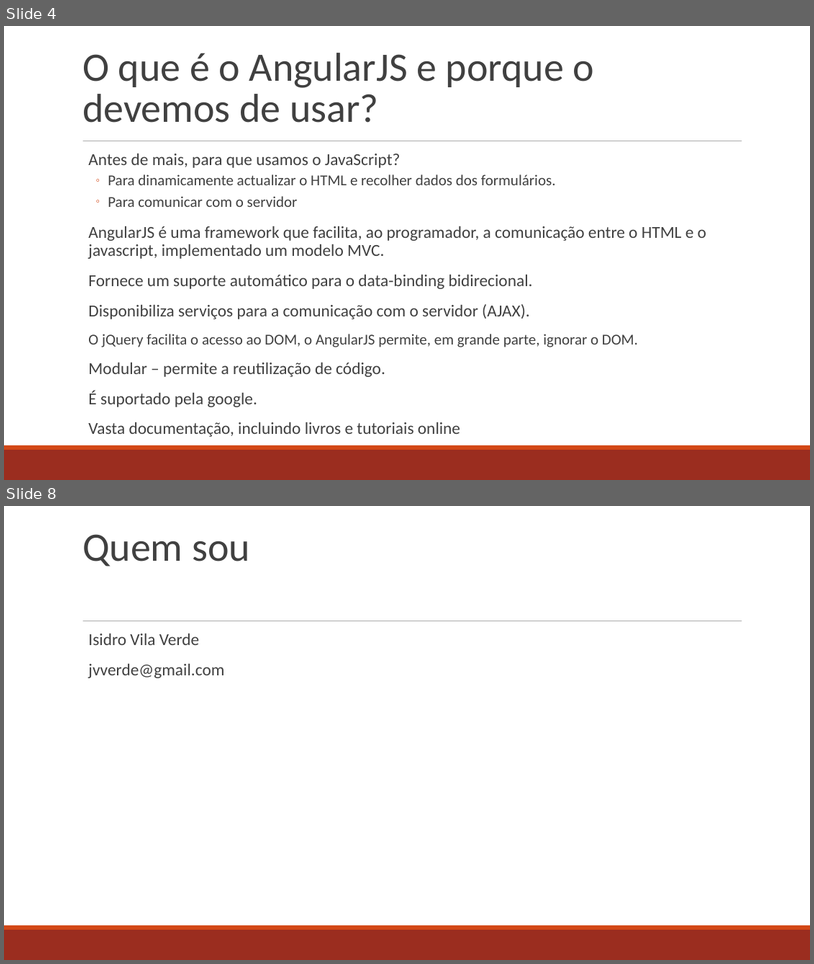
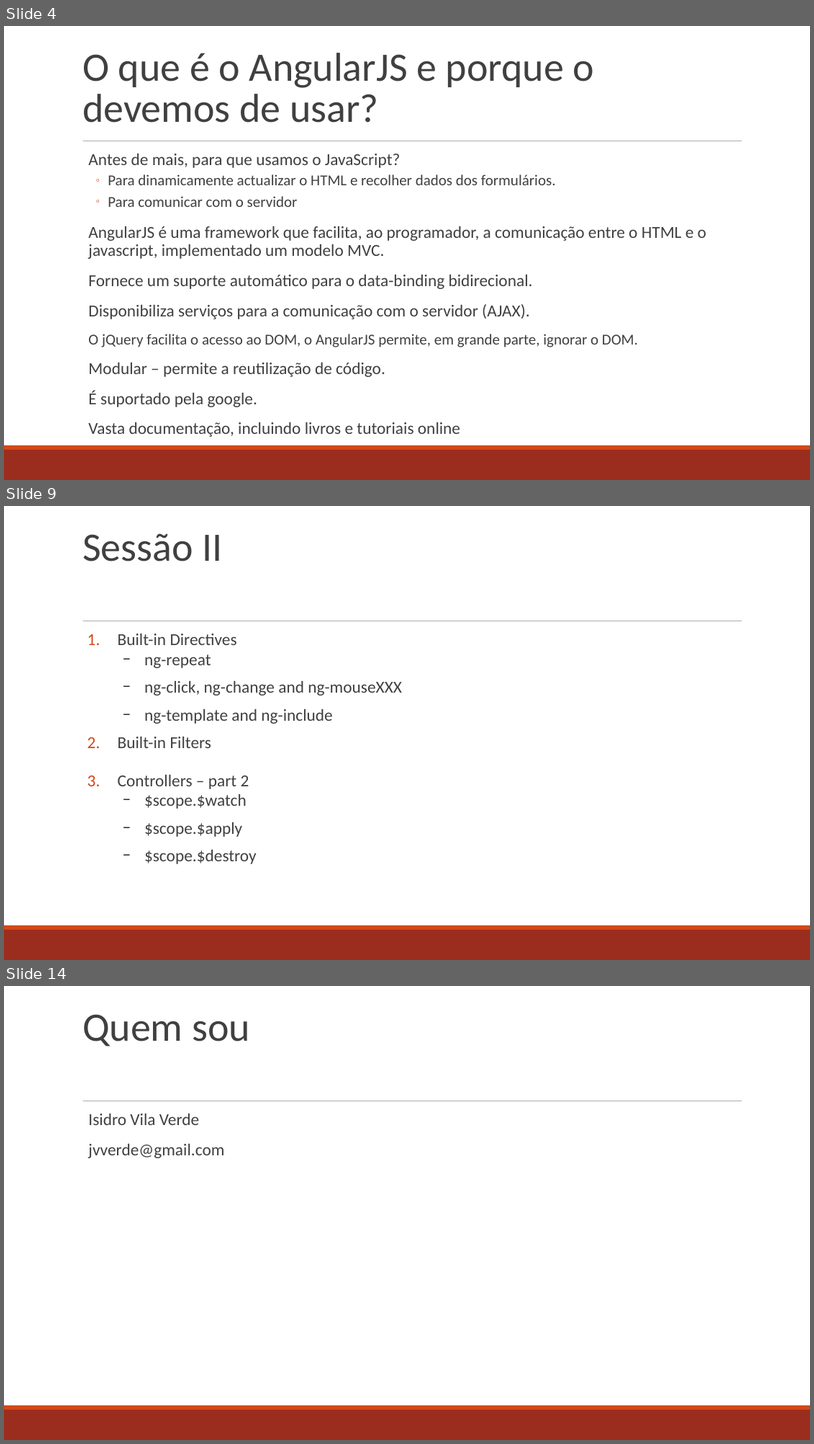
Before and after one commit to jvverde/demo-angular, a slide deck: docs/AngularJS.odp. Shown one above the other, each under a label of ours: slides 4 and 8 before the commit, slides 4, 9 and 14 after it; the slides between them are not shown. The pictures are 814x964 and 814x1444 pixels, drawn with LibreOffice and Linux fonts; fonts in the diff are those of the drawing. Boxes give left, top, right and bottom in pixels: in the first picture for what was removed or moved away, otherwise in the second. Text is boxed around its words. In the diff, an @@ line names an element or a change of style, - is before the commit and + after.

```diff
--- a/docs/AngularJS.odp
+++ b/docs/AngularJS.odp
@@ slide 9 added at box(4, 506, 810, 960), background #FFFFFF; not listed: 3 template elements that a slide beside it also shows @@
@@ title added at box(82, 533, 222, 561), 48 pt, text #404040 @@
+Sessão II
@@ text added at box(118, 633, 402, 864), 20 pt, text #404040 @@
+1. Built-in Directives
+  − ng-repeat
+  − ng-click, ng-change and ng-mouseXXX
+  − ng-template and ng-include
+2. Built-in Filters
+3. Controllers – part 2
+  − $scope.$watch
+  − $scope.$apply
+  − $scope.$destroy
@@ what was slide 8 is now slide 14 @@
```
Also in this commit, not shown: 5 slides changed, 5 other slides added, 1 other file.
